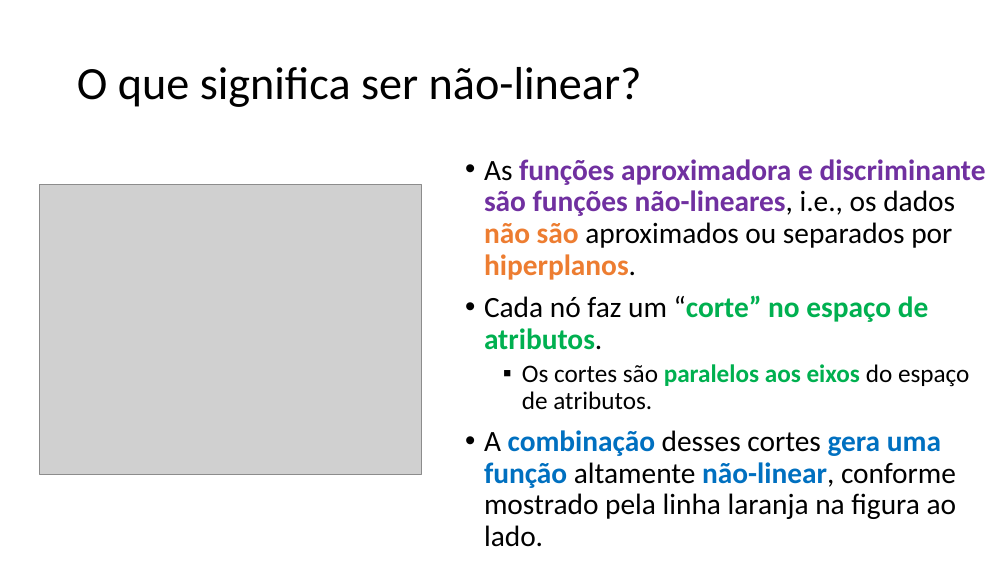
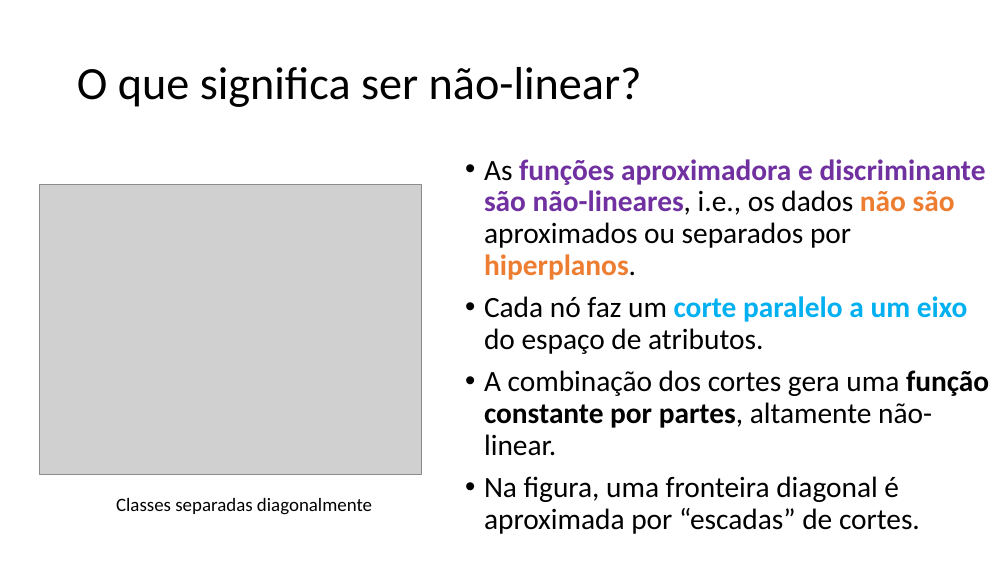
Before and after one commit to zz4fap/c24_inteligencia_artificial, a slide deck: slide 11 of slides/C24_Árvores_de_decisão.pptx (slide 8 before the commit). Drawn at 1008x567 pixels with LibreOffice and Linux fonts; fonts in the diff are those of the drawing; grey boxes stand for pictures. Boxes give left, top, right and bottom in pixels: in the first picture for what was removed or moved away, otherwise in the second. Text is boxed around its words. In the diff, an @@ line names an element or a change of style, - is before the commit and + after.

```diff
--- a/slides/C24_Árvores_de_decisão.pptx
+++ b/slides/C24_Árvores_de_decisão.pptx
@@ text at (484,159,989,534): text changed @@
-• As funções aproximadora e discriminante são funções não-lineares, i.e., os dados não são aproximados ou separados por hiperplanos.
-• Cada nó faz um “corte” no espaço de atributos.
-  ▪ Os cortes são paralelos aos eixos do espaço de atributos.
-• A combinação desses cortes gera uma função altamente não-linear, conforme mostrado pela linha laranja na figura ao lado.
+• As funções aproximadora e discriminante são não-lineares, i.e., os dados não são aproximados ou separados por hiperplanos.
+• Cada nó faz um corte paralelo a um eixo do espaço de atributos.
+• A combinação dos cortes gera uma função constante por partes, altamente não-linear.
+• Na figura, uma fronteira diagonal é aproximada por “escadas” de cortes.
@@ text added at (116,498,372,515), 18 pt, text #000000 @@
+Classes separadas diagonalmente
```
Also in this commit, not shown: 7 other slides changed, 3 slides added, 2 slides removed.
